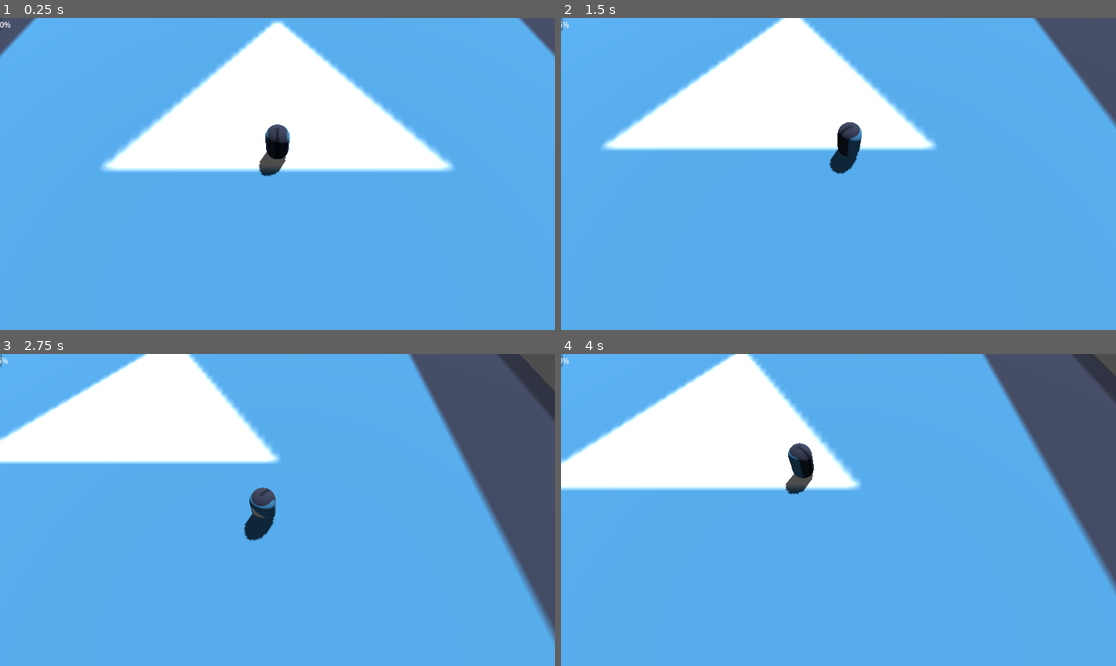
Above: before the commit, frames 1-4 (two rows, left to right).
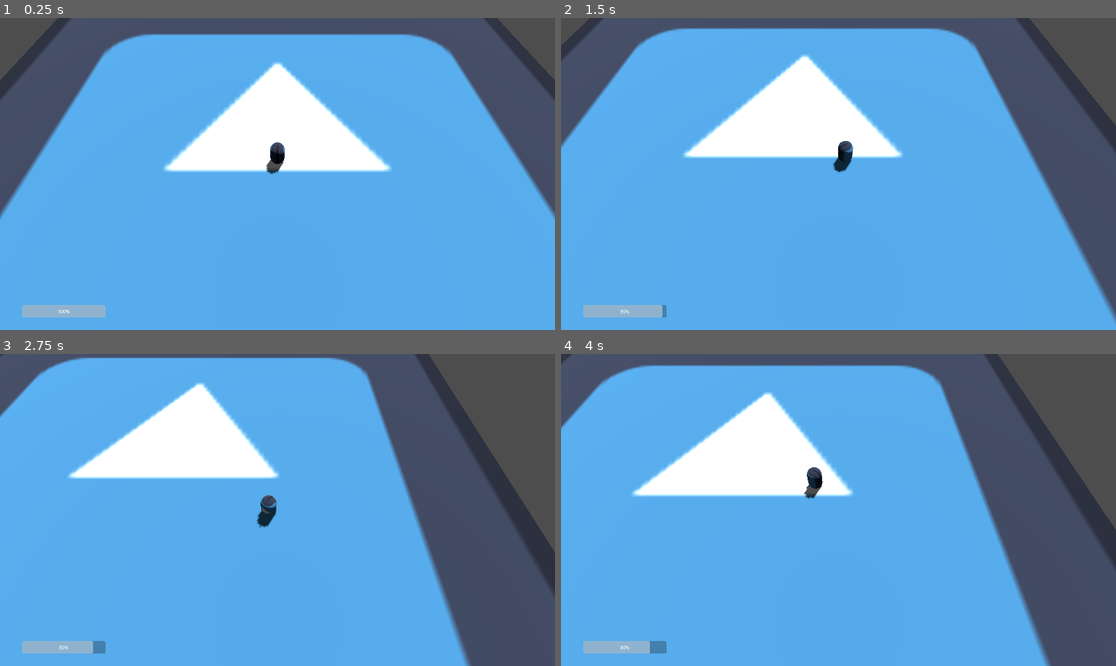
Above: after the commit, the same moments.

Repository: toledosq/godot_zombies
Game: Godot game, scene res://scenes/Main.tscn
Same seed, same stepped clock (60 frames per second), same inputs: the game is played once before the commit and once after it. The engine's default icon, where the game draws it, is replaced by a stand-in: a white triangle on a blue panel in a dark square.
Inputs (mouse positions are in pixels of both pictures, inside the frame that each line leads up to):
- Up to frame 1 (0.25 s): no input
- Up to frame 2 (1.5 s): tap Enter at 0.5 s; move the mouse to (960, 158) at 0.52 s; hold D (move_right) 0.53-1.28 s; tap J (test_damage) at 0.6 s; move the mouse to (727, 189) at 1.27 s; hold S (move_back) from 1.28 s (still down); tap K (test_heal) at 1.35 s
- Up to frame 3 (2.75 s): move the mouse to (333, 441) at 2.02 s; release S (move_back) at 2.03 s; hold D (move_right) from 2.03 s (still down); tap J (test_damage) at 2.1 s
- Up to frame 4 (4 s): move the mouse to (810, 572) at 2.77 s; release D (move_right) at 2.78 s; hold W (move_forward) 2.78-3.53 s; tap K (test_heal) at 2.85 s; move the mouse to (1005, 556) at 3.52 s; hold A (move_left) from 3.53 s (still down); tap J (test_damage) at 3.6 s

The runs differ from the first frame. In frame 1, 29% of the frame differs, in the area x 0-100%, y 0-96%; in frame 2, 31%; in frame 3, 35%; in frame 4, 37%, in the area x 0-100%, y 0-100%.

Commit message:
Update HUD

Diff:
--- a/project.godot
+++ b/project.godot
@@ -18,6 +18,11 @@
 [autoload]
 
 ItemDatabase="*res://scripts/ItemDatabase.gd"
+
+[display]
+
+window/size/viewport_width=1920
+window/size/viewport_height=1080
 
 [input]
 
--- a/scenes/Player.tscn
+++ b/scenes/Player.tscn
@@ -48,7 +48,12 @@
 grow_vertical = 2
 
 [node name="HealthBar" type="ProgressBar" parent="HUD/VitalsContainer"]
-layout_mode = 0
-offset_right = 4.0
-offset_bottom = 27.0
+custom_minimum_size = Vector2(192, 0)
+layout_mode = 1
+anchors_preset = -1
+anchor_top = 1.0
+anchor_bottom = 1.0
+offset_left = 38.0
+offset_bottom = -22.0
+grow_vertical = 0
 rounded = true
--- a/scripts/Hud.gd
+++ b/scripts/Hud.gd
@@ -1,13 +1,49 @@
 extends CanvasLayer
 class_name PlayerHud
 
+@onready var vitals_container = $VitalsContainer
 @onready var health_bar = $VitalsContainer/HealthBar
 
 signal ready_
 
 func _ready():
+	# Initial setup
+	_update_hud_layout()
+
+	# Connect to viewport resize for dynamic scaling
+	get_viewport().connect("size_changed", _update_hud_layout)
+
+	# Announce ready status
 	print("HUD: Ready")
 	emit_signal("ready_")
+
+func _update_hud_layout():
+	var screen_size = get_viewport().get_visible_rect().size
+
+	# --- VitalsContainer: Full Rect ---
+	vitals_container.set_anchors_preset(Control.PRESET_FULL_RECT)
+	vitals_container.offset_left = 0
+	vitals_container.offset_top = 0
+	vitals_container.offset_right = 0
+	vitals_container.offset_bottom = 0
+
+	# --- HealthBar ---
+	# Anchor to bottom left
+	health_bar.set_anchors_preset(Control.PRESET_BOTTOM_LEFT, false)
+
+	# Padding (2% of screen size)
+	var padding_x = screen_size.x * 0.04
+	var padding_y = screen_size.y * 0.04
+
+	health_bar.offset_left = padding_x
+	health_bar.offset_bottom = -padding_y
+	health_bar.offset_top = 0
+	health_bar.offset_right = 0
+
+	# Size (10% of screen width)
+	var bar_width = screen_size.x * 0.15
+	var bar_height = screen_size.y * 0.04
+	health_bar.custom_minimum_size = Vector2(bar_width, bar_height)
 
 func _on_health_changed(_player_id: int, value: int, max_value: int):
 	print("HUD: Player health changed")
--- a/scripts/camera_rig.gd
+++ b/scripts/camera_rig.gd
@@ -1,6 +1,6 @@
 extends Node3D
 
-@export var camera_distance := 10.0
+@export var camera_distance := 15.0
 @export var camera_rotation := 60.0
 @export var pan_limit := 3.0 # Maximum offset in meters
 @export var pan_speed := 5.0 # Smooth movement speed
